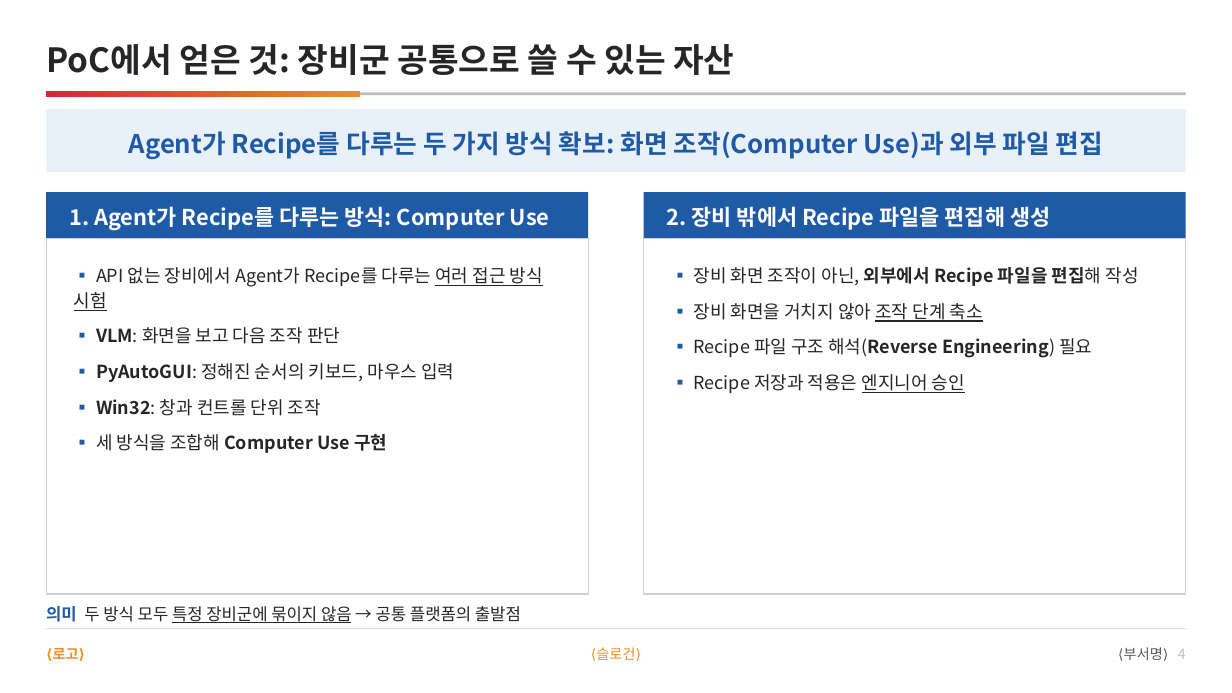
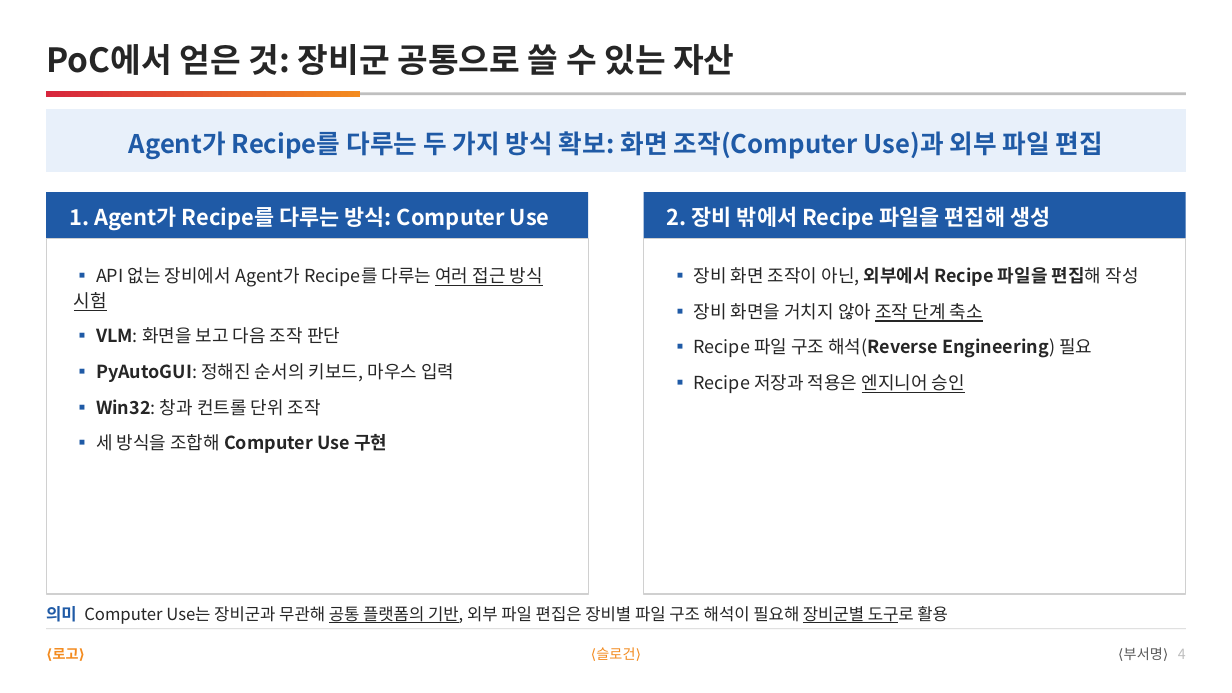
Before and after one commit to DarrenKoi/pm_notes, a slide deck: slide 4 of my-task/arc-tf/deliverables/arc-tf-proposal.pptx. Drawn at 1232x693 pixels with LibreOffice and Linux fonts; fonts in the diff are those of the drawing. Boxes give left, top, right and bottom in pixels: in the first picture for what was removed or moved away, otherwise in the second. Text is boxed around its words. In the diff, an @@ line names an element or a change of style, - is before the commit and + after.

```diff
--- a/my-task/arc-tf/deliverables/arc-tf-proposal.pptx
+++ b/my-task/arc-tf/deliverables/arc-tf-proposal.pptx
@@ text at (x1=46, y1=606, x2=948, y2=624): text changed @@
-의미 두 방식 모두 특정 장비군에 묶이지 않음 → 공통 플랫폼의 출발점
+의미 Computer Use는 장비군과 무관해 공통 플랫폼의 기반, 외부 파일 편집은 장비별 파일 구조 해석이 필요해 장비군별 도구로 활용
```
Also in this commit, not shown: 2 other slides changed, 9 other files.
